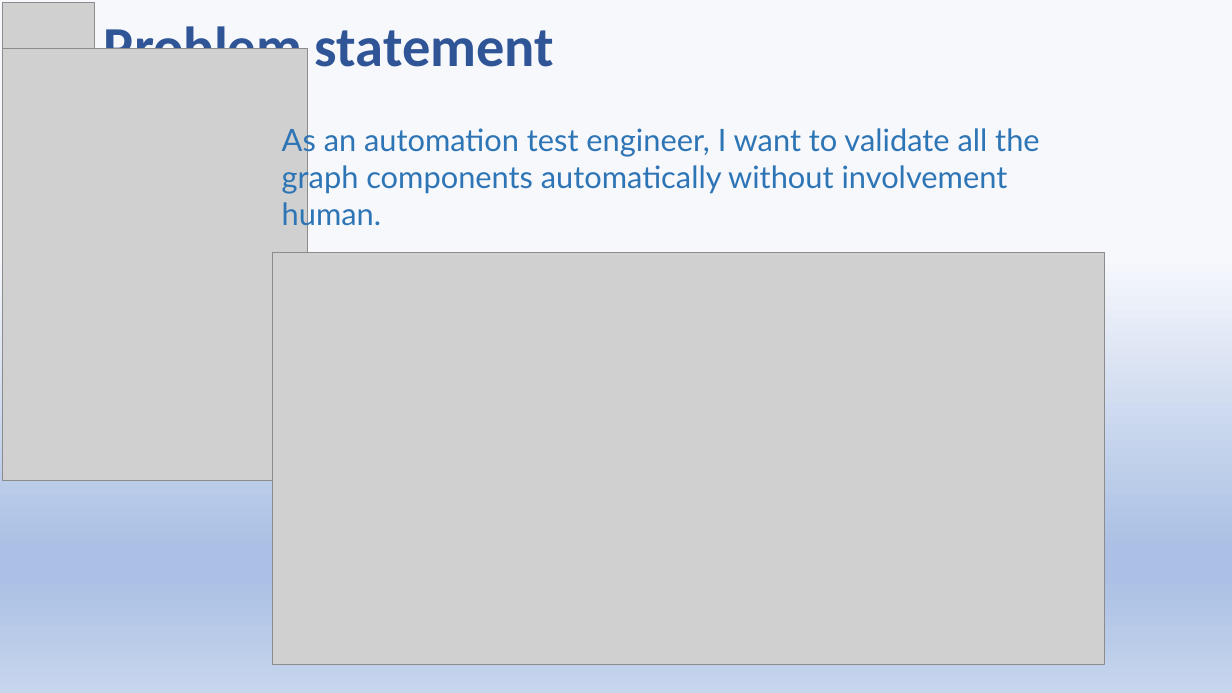
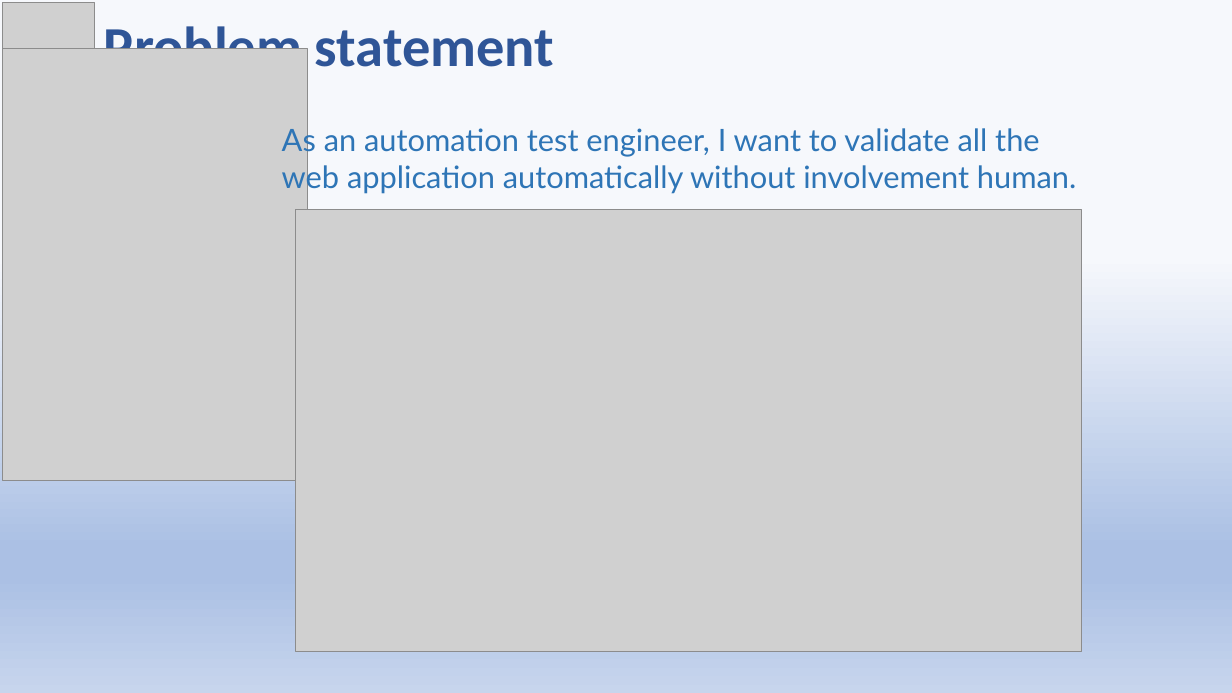
Before and after one commit to pintugorai/TestLibrary, a slide deck: slide 2 of SamplePPT.pptx. Drawn at 1232x693 pixels with LibreOffice and Linux fonts; fonts in the diff are those of the drawing; grey boxes stand for pictures. Boxes give left, top, right and bottom in pixels: in the first picture for what was removed or moved away, otherwise in the second. Text is boxed around its words. In the diff, an @@ line names an element or a change of style, - is before the commit and + after.

Commit message:
updated

```diff
--- a/SamplePPT.pptx
+++ b/SamplePPT.pptx
@@ text at bbox=[282, 124, 1076, 194]: text changed @@
-As an automation test engineer, I want to validate all the graph components automatically without involvement human.
+As an automation test engineer, I want to validate all the web application automatically without involvement human.
@@ picture: place and size @@
-picture at bbox=[273, 252, 1104, 665]
+picture at bbox=[296, 210, 1082, 653]
```
Also in this commit, not shown: 2 other slides changed.
